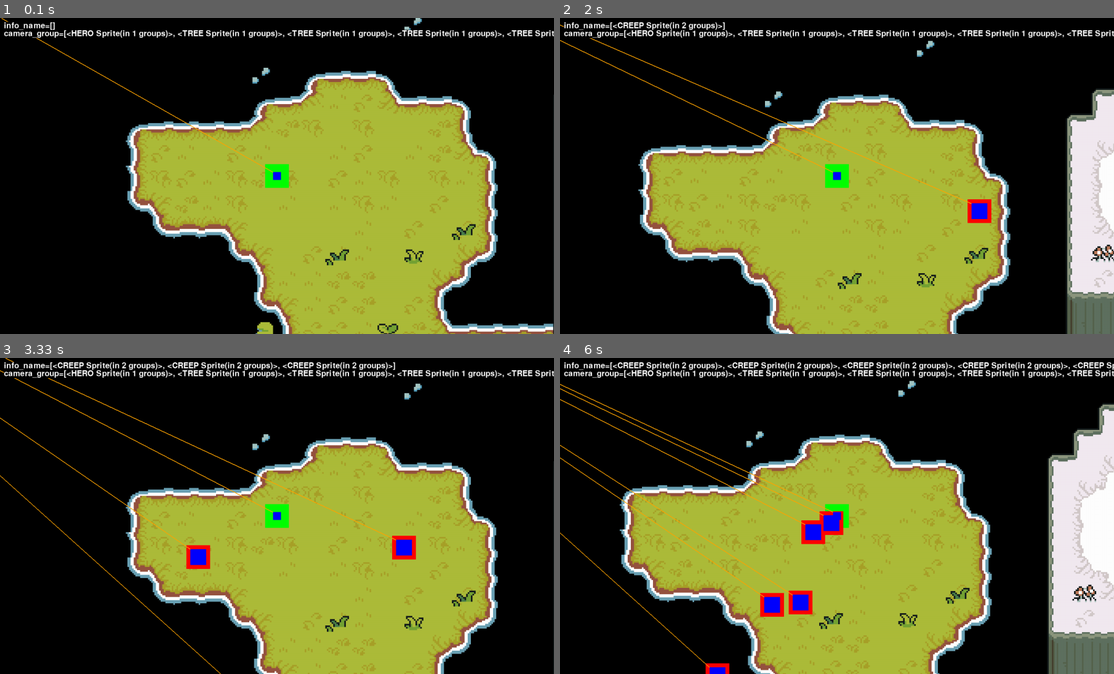
Above: before the commit, frames 1-4 (two rows, left to right).
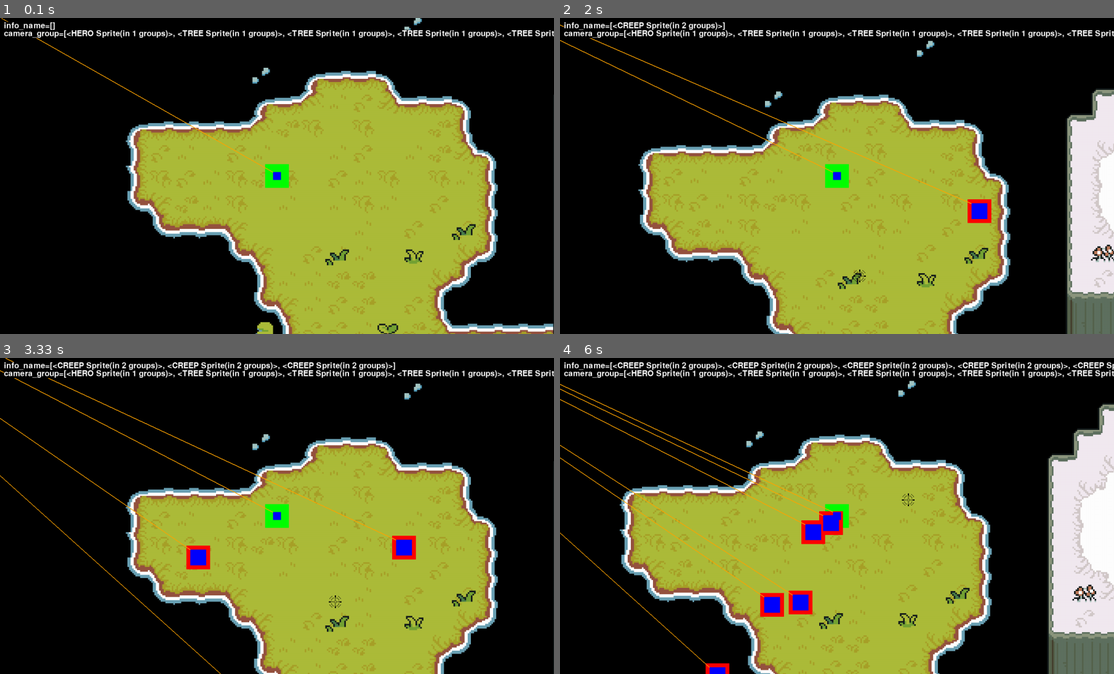
Above: after the commit, the same moments.

Repository: ArcherWayne/pygame_windranger_simulator
Game: pygame game, started from main.py
Two runs of this game, one before a commit and one after it. Both use one fixed random seed, a clock stepped at 60 frames per second and the inputs below.
Inputs (mouse positions are in pixels of both pictures, inside the frame that each line leads up to):
- Up to frame 1 (0.1 s): no input
- Up to frame 2 (2 s): hold D 0.33-0.8 s; move the mouse to (814, 188) at 0.37 s; hold W 0.83-1.13 s; move the mouse to (886, 100) at 0.87 s; hold D 1.17-1.63 s; move the mouse to (814, 90) at 1.2 s; hold A from 1.67 s (still down); move the mouse to (853, 270) at 1.7 s
- Up to frame 3 (3.33 s): release A at 2.2 s; hold S 2.23-2.53 s; move the mouse to (332, 538) at 2.27 s; hold A 2.57-2.97 s; move the mouse to (376, 550) at 2.6 s; hold W from 3 s (still down); move the mouse to (326, 595) at 3.03 s
- Up to frame 4 (6 s): release W at 3.37 s; hold D 3.4-4.03 s; move the mouse to (654, 405) at 3.43 s; hold S 4.07-4.43 s; move the mouse to (997, 538) at 4.1 s; hold A 4.47-4.93 s; move the mouse to (875, 443) at 4.5 s; hold D 4.97-5.43 s; move the mouse to (726, 465) at 5 s; hold W 5.47-5.77 s; move the mouse to (626, 414) at 5.5 s; hold D from 5.8 s (still down); move the mouse to (903, 493) at 5.83 s

The runs differ from the first frame. In frame 1, less than 0.1% of the frame differs, in the area x 0-2%, y 0-2%; in frame 2, less than 0.1%; in frame 3, 0.3%; in frame 4, 0.3%, in the area x 0-64%, y 9-57%.

Commit message:
cursor system

Diff:
--- a/cursor.py
+++ b/cursor.py
@@ -1,14 +1,17 @@
 import pygame
 from setting import *
 
-class Cursor(pygame.sprite.Sprite):
-    def __init__(self, groups):
-        super().__init__(groups)
-        self.image = pygame.transform.scale(pygame.image.load('assets/cursor.png').convert_alpha(), (CURSOR_WIDTH, CURSOR_HEIGHT))
+class CURSOR(pygame.sprite.Sprite):
+    def __init__(self):
+        super().__init__()
+        self.image = pygame.transform.scale(pygame.image.load('assets/graphics/UI/cursor.png').convert_alpha(), (CURSOR_WIDTH, CURSOR_HEIGHT))
         self.rect = self.image.get_rect(center=(WIN_WIDTH / 2, WIN_HEIGHT / 2))
 
     def get_pos(self, mouse_pos):
         self.rect.topleft = mouse_pos
 
-    def update(self):
-        pass
+    def draw(self):
+        screen.blit(self.image, self.rect)
+
+    def update(self, mouse_pos):
+        self.get_pos(mouse_pos)
--- a/hero.py
+++ b/hero.py
@@ -11,7 +11,7 @@
 		# position
 		self.pos = pygame.math.Vector2()
 		self.pos.x = WIN_WIDTH/2
-		self.pos.y = WIN_HEIGTH/2
+		self.pos.y = WIN_HEIGHT/2
 
 		# graphics
 		# self.image = pygame.transform.scale(pygame.image.load("assets/graphics/windranger/windranger_idle_animation1.png").convert_alpha(), (HERO_WIDTH, HERO_HEIGHT))
--- a/main.py
+++ b/main.py
@@ -11,6 +11,7 @@
 from hero import HERO
 from tree import TREE
 from creep import CREEP
+from cursor import CURSOR
 # from hero import PLAYER # debug use
 
 class MAINGAME:
@@ -21,6 +22,7 @@
 		self.screen = pygame.display.set_mode(window_size)
 		pygame.display.set_caption('windranger_simulator')
 		pygame.display.set_icon(pygame.image.load('assets/dota2.png'))
+		pygame.mouse.set_visible(False)
 		# background_surface = pygame.transform.scale(
 		#     pygame.image.load('assets/background/ground.png').convert(), (setting.WIN_WIDTH, setting.WIN_HEIGTH))
 		# background_rect = background_surface.get_rect(center=(setting.WIN_WIDTH / 2, setting.WIN_HEIGTH / 2))
@@ -45,6 +47,8 @@
 		pygame.time.set_timer(self.creep_enemy_timer, 1000)
 
 # attribute setup
+		self.cursor = CURSOR()
+		self.mouse_pos = (0, 0)
 		self.last_time = time.time()
 		self.game_active = True
 
@@ -70,7 +74,10 @@
 				if event.type == self.creep_enemy_timer:
 					self.camera_group.add(CREEP([self.camera_group, self.creep_group], self.creep_group, self.hero))
 
-			# mechanic loop    ---------------------------------------------------------------------------------- #
+			if event.type == pygame.MOUSEMOTION:
+				self.mouse_pos = event.pos
+
+			# game loop    ---------------------------------------------------------------------------------- #
 			if self.game_active:
 				self.screen.fill(BLACK)
 				# screen.blit(background_surface, background_rect)
@@ -81,6 +88,9 @@
 				self.camera_group.custom_draw(self.hero)
 				self.camera_group.show_absolute_vector(self.hero)
 				self.camera_group.show_collision_area()
+
+				self.cursor.update(self.mouse_pos)
+				self.cursor.draw()
 
 				# debug space
 				# debug(self.hero.pos, info_name="self.hero.pos")
--- a/setting.py
+++ b/setting.py
@@ -4,10 +4,10 @@
 
 window_size = (1400, 800)
 WIN_WIDTH = window_size[0]
-WIN_HEIGTH = window_size[1]
+WIN_HEIGHT = window_size[1]
 screen = pygame.display.set_mode(window_size)
 
-FPS = 60
+FPS = 120
 
 map = Image.open('assets/graphics/map/map.png')
 MAP_WIDTH = map.width       #图片的宽
@@ -18,6 +18,11 @@
 # game setting
 show_collision_area = 1
 show_absolute_vector = 1
+
+# game stats
+CURSOR_WIDTH = 32
+CURSOR_HEIGHT = 32
+
 
 # hero stats
 # __init__(self, name, health, movement_speed, damage, forswing, backswing, flag_moving)
Binary file added: assets/graphics/UI/cursor.png
Not shown, changed: todo.md
